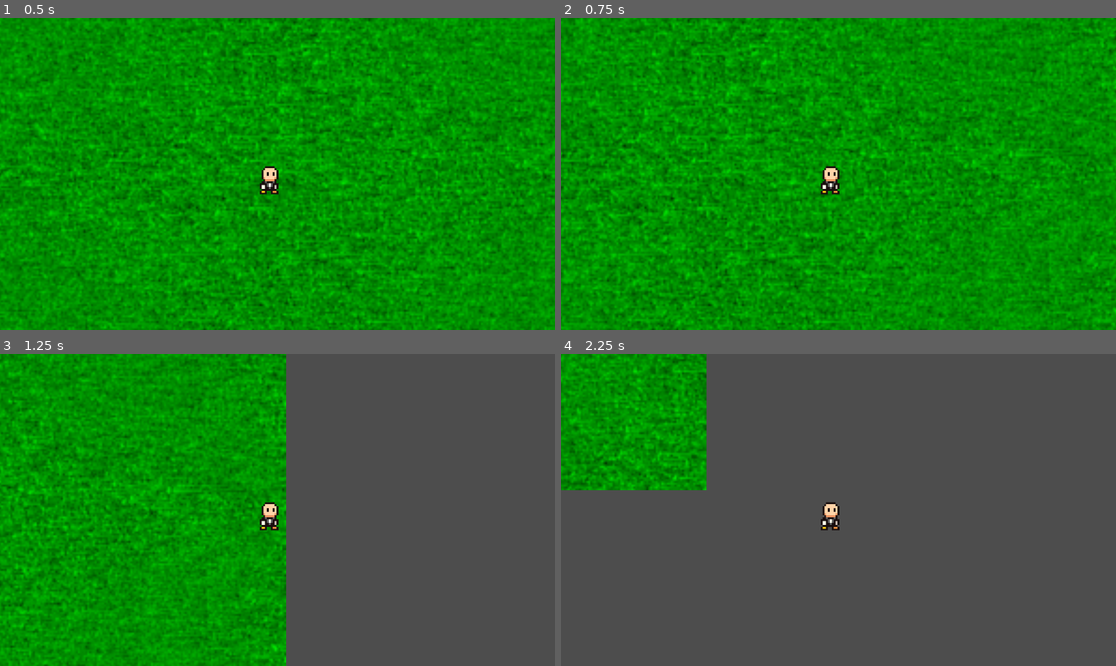
Above: before the commit, frames 1-4 (two rows, left to right).
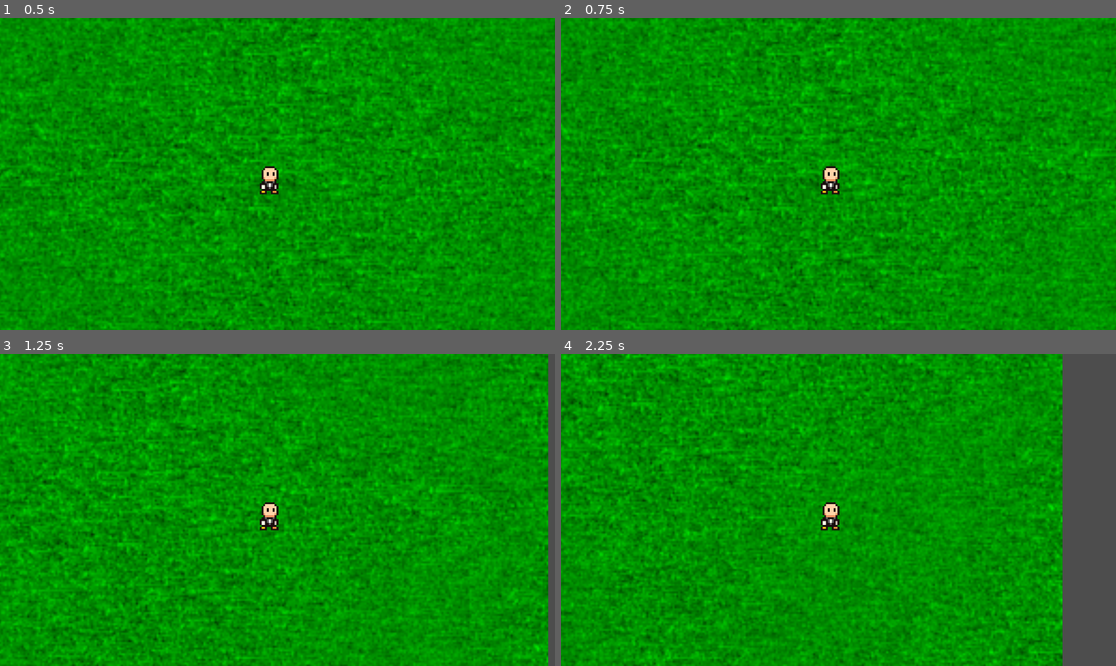
Above: after the commit, the same moments.

Repository: ZachDNichols/DinosaurGame
Game: Godot game, scene res://Scenes/Level.tscn
Same seed, same stepped clock (60 frames per second), same inputs: the game is played once before the commit and once after it.
Inputs:
- Up to frame 1 (0.5 s): no input
- Up to frame 2 (0.75 s): tap Enter at 0.5 s; hold Right (ui_right) from 0.53 s (still down)
- Up to frame 3 (1.25 s): keep holding Right (ui_right)
- Up to frame 4 (2.25 s): release Right (ui_right) at 1.28 s; hold Down (ui_down) 1.28-2.03 s; hold Right (ui_right) from 2.03 s (still down)

Frame 1 is identical in both runs. In frame 2, 30% of the frame differs, in the area x 0-100%, y 0-100%; in frame 3, 63%; in frame 4, 83%, in the area x 0-91%, y 0-100%.

Commit message:
Player moves at consistent rate when two keys are pressed

Diff:
--- a/Game/Player.gd
+++ b/Game/Player.gd
@@ -1,11 +1,12 @@
 extends CharacterBody2D
 
 
-const SPEED = 300.0
+const SPEED = 100.0
 
 func _physics_process(delta):
-	# Get the input direction and handle the movement/deceleration.
-	# As good practice, you should replace UI actions with custom gameplay actions.
+	movePlayer()
+
+func movePlayer():
 	var horizontal = Input.get_axis("ui_left", "ui_right")
 	var vertical = Input.get_axis("ui_up", "ui_down")
 
@@ -19,5 +20,6 @@
 	else:
 		velocity.y = move_toward(velocity.y, 0, SPEED)
 
+	velocity = velocity.normalized() * SPEED
 
 	move_and_slide()
--- a/Game/project.godot
+++ b/Game/project.godot
@@ -19,6 +19,41 @@
 
 project/assembly_name="Record-bound"
 
+[input]
+
+ui_left={
+"deadzone": 0.5,
+"events": [Object(InputEventKey,"resource_local_to_scene":false,"resource_name":"","device":0,"window_id":0,"alt_pressed":false,"shift_pressed":false,"ctrl_pressed":false,"meta_pressed":false,"pressed":false,"keycode":4194319,"physical_keycode":0,"key_label":0,"unicode":0,"echo":false,"script":null)
+, Object(InputEventJoypadButton,"resource_local_to_scene":false,"resource_name":"","device":0,"button_index":13,"pressure":0.0,"pressed":false,"script":null)
+, Object(InputEventJoypadMotion,"resource_local_to_scene":false,"resource_name":"","device":0,"axis":0,"axis_value":-1.0,"script":null)
+, Object(InputEventKey,"resource_local_to_scene":false,"resource_name":"","device":-1,"window_id":0,"alt_pressed":false,"shift_pressed":false,"ctrl_pressed":false,"meta_pressed":false,"pressed":false,"keycode":0,"physical_keycode":65,"key_label":0,"unicode":97,"echo":false,"script":null)
+]
+}
+ui_right={
+"deadzone": 0.5,
+"events": [Object(InputEventKey,"resource_local_to_scene":false,"resource_name":"","device":0,"window_id":0,"alt_pressed":false,"shift_pressed":false,"ctrl_pressed":false,"meta_pressed":false,"pressed":false,"keycode":4194321,"physical_keycode":0,"key_label":0,"unicode":0,"echo":false,"script":null)
+, Object(InputEventJoypadButton,"resource_local_to_scene":false,"resource_name":"","device":0,"button_index":14,"pressure":0.0,"pressed":false,"script":null)
+, Object(InputEventJoypadMotion,"resource_local_to_scene":false,"resource_name":"","device":0,"axis":0,"axis_value":1.0,"script":null)
+, Object(InputEventKey,"resource_local_to_scene":false,"resource_name":"","device":-1,"window_id":0,"alt_pressed":false,"shift_pressed":false,"ctrl_pressed":false,"meta_pressed":false,"pressed":false,"keycode":0,"physical_keycode":68,"key_label":0,"unicode":100,"echo":false,"script":null)
+]
+}
+ui_up={
+"deadzone": 0.5,
+"events": [Object(InputEventKey,"resource_local_to_scene":false,"resource_name":"","device":0,"window_id":0,"alt_pressed":false,"shift_pressed":false,"ctrl_pressed":false,"meta_pressed":false,"pressed":false,"keycode":4194320,"physical_keycode":0,"key_label":0,"unicode":0,"echo":false,"script":null)
+, Object(InputEventJoypadButton,"resource_local_to_scene":false,"resource_name":"","device":0,"button_index":11,"pressure":0.0,"pressed":false,"script":null)
+, Object(InputEventJoypadMotion,"resource_local_to_scene":false,"resource_name":"","device":0,"axis":1,"axis_value":-1.0,"script":null)
+, Object(InputEventKey,"resource_local_to_scene":false,"resource_name":"","device":-1,"window_id":0,"alt_pressed":false,"shift_pressed":false,"ctrl_pressed":false,"meta_pressed":false,"pressed":false,"keycode":0,"physical_keycode":87,"key_label":0,"unicode":119,"echo":false,"script":null)
+]
+}
+ui_down={
+"deadzone": 0.5,
+"events": [Object(InputEventKey,"resource_local_to_scene":false,"resource_name":"","device":0,"window_id":0,"alt_pressed":false,"shift_pressed":false,"ctrl_pressed":false,"meta_pressed":false,"pressed":false,"keycode":4194322,"physical_keycode":0,"key_label":0,"unicode":0,"echo":false,"script":null)
+, Object(InputEventJoypadButton,"resource_local_to_scene":false,"resource_name":"","device":0,"button_index":12,"pressure":0.0,"pressed":false,"script":null)
+, Object(InputEventJoypadMotion,"resource_local_to_scene":false,"resource_name":"","device":0,"axis":1,"axis_value":1.0,"script":null)
+, Object(InputEventKey,"resource_local_to_scene":false,"resource_name":"","device":-1,"window_id":0,"alt_pressed":false,"shift_pressed":false,"ctrl_pressed":false,"meta_pressed":false,"pressed":false,"keycode":0,"physical_keycode":83,"key_label":0,"unicode":115,"echo":false,"script":null)
+]
+}
+
 [rendering]
 
 renderer/rendering_method="mobile"
Not shown, changed: Story.docx
